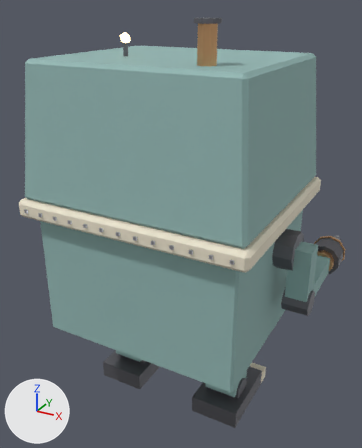
The Blender file blender/mecha.blend: old version first, new version second.
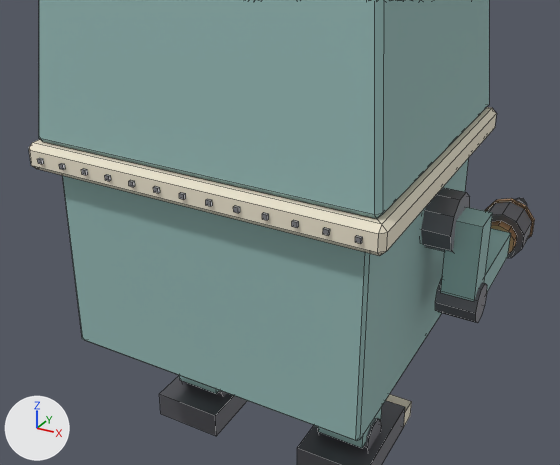
The first picture shows the older version from a 50 mm lens placed at (5.34, -9.58, 9.59), pointed at (-0.3, 0.66, 4.47). The close-ups show the older and then the newer version on the part from 0% to 100% of the width and 24% to 91% of the height of that picture. Only the edits that show in the close-ups are written down. The axes (+X, +Y, +Z) are drawn at lower left. The lights are the same throughout. The close-ups show mesh edges as thin lines.

Names of what the first close-up shows: 'Ext_Body', 'Ext_Collar', 'Ext_Details', 'Ext_Head'.
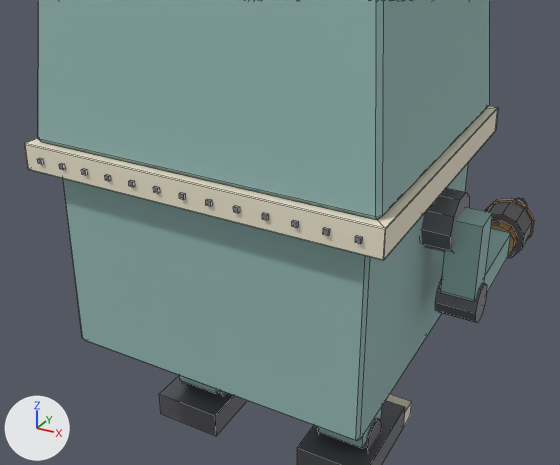
ob_cut_polehole is not drawn itself; it is used by a modifier of ob_ext_body, ob_ext_collar, ob_ext_head.

Where the change shows, as pixel boxes [x1, y1, x2, y2] in the close-ups (560 x 465 px):
'Ext_Head', reshaped, modifiers changed
    before: [39, 0, 489, 219]
    after: [38, 0, 489, 220]
'Ext_Body', reshaped, modifiers changed
    before: [62, 158, 469, 441]
    after: [63, 163, 468, 441]
'Ext_Collar', reshaped, modifiers changed
    before: [29, 107, 497, 256]
    after: [25, 106, 498, 260]

The change, as a list of edits to the scene's bpy script:
```text
Add me_cut_beamhole:
    me_cut_beamhole.from_pydata(...)  # a box spanning x 1.28..2.25, y -1.95..-0.98, z 5.2..5.8
Change ob_ext_body:
    where _m = ob_ext_body.modifiers.new('Cut_Cut_PoleHole', 'BOOLEAN')
    _m.object: ob_cut_polehole -> ob_cut_beamhole
Change ob_ext_collar:
    where _m = ob_ext_collar.modifiers.new('Cut_Cut_PoleHole', 'BOOLEAN')
    _m.object: ob_cut_polehole -> ob_cut_beamhole
Change ob_ext_head:
    where _m = ob_ext_head.modifiers.new('Cut_Cut_PoleHole', 'BOOLEAN')
    _m.object: ob_cut_polehole -> ob_cut_beamhole
Remove ob_cut_polehole:
    ob_cut_polehole = bpy.data.objects.new('Cut_PoleHole', me_cut_polehole)
    ob_cut_polehole.location = (0.0, 0.0, 0.0)
    ob_cut_polehole.hide_viewport = True
Add ob_cut_beamhole:
    ob_cut_beamhole = bpy.data.objects.new('Cut_BeamHole', me_cut_beamhole)
    ob_cut_beamhole.location = (0.0, 0.0, 0.0)
    ob_cut_beamhole.hide_viewport = True
```
